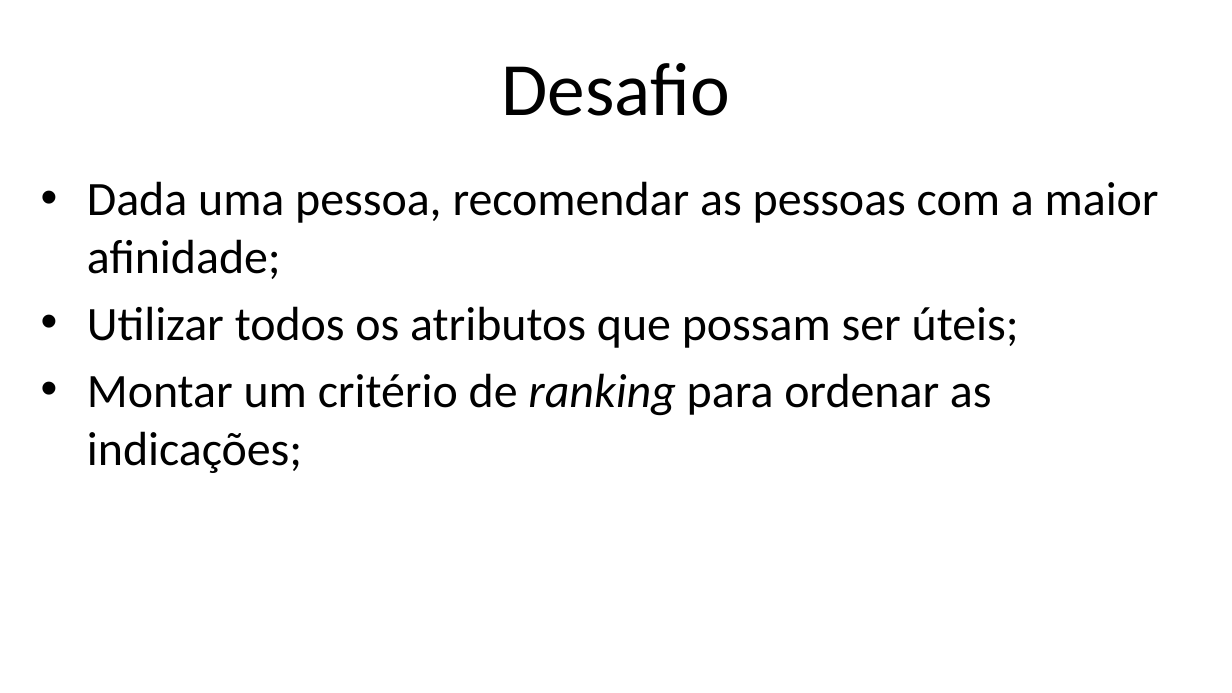
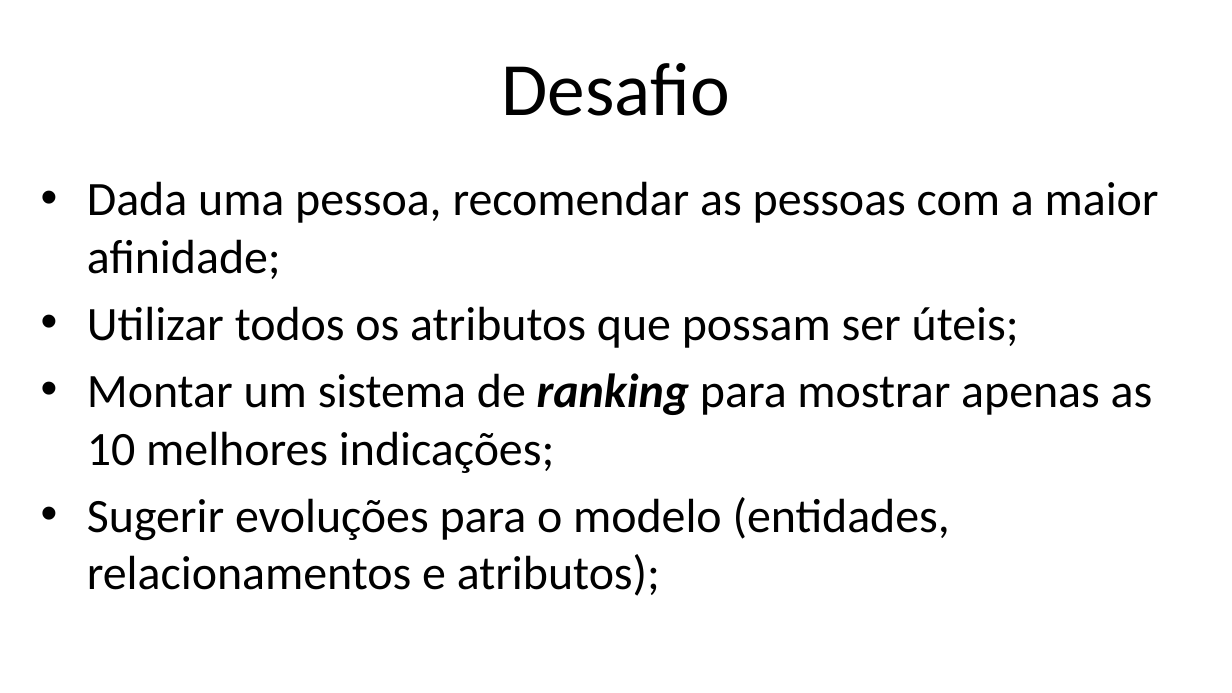
Before and after one commit to luizfloripa/neo4j, a slide deck: slide 47 of UNISUL-201807/slides/Oficina Neo4j - Parte I.pptx. Drawn at 1232x693 pixels with LibreOffice and Linux fonts; fonts in the diff are those of the drawing; background and template pictures are left out. Boxes give left, top, right and bottom in pixels: in the first picture for what was removed or moved away, otherwise in the second. Text is boxed around its words. In the diff, an @@ line names an element or a change of style, - is before the commit and + after.

```diff
--- a/UNISUL-201807/slides/Oficina Neo4j - Parte I.pptx
+++ b/UNISUL-201807/slides/Oficina Neo4j - Parte I.pptx
@@ text at <box>87,373,1153,596</box>: text changed @@
-• Montar um critério de ranking para ordenar as indicações;
+• Montar um sistema de ranking para mostrar apenas as 10 melhores indicações;
+• Sugerir evoluções para o modelo (entidades, relacionamentos e atributos);
```
Also in this commit, not shown: 2 other slides changed.
